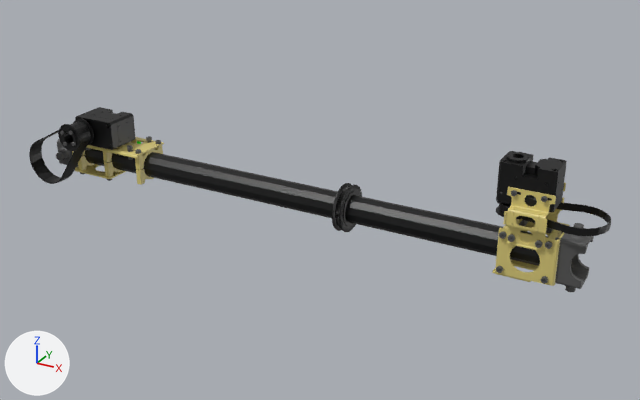
Renders of the COLLADA model robots/tiger/urdf/v1/mesh/link/general_link.dae from each side of a commit.
Camera for both pictures: a 50 mm lens placed at (0.649, -0.651, 0.327), pointed at (0.288, 0.006, -0.001). The axes (+X, +Y, +Z) are drawn at lower left. The lights are the same throughout. Vertices at the same position are counted once.

The older version as bpy lines, for what is in view:
```python
me_general_link_black = bpy.data.meshes.new('general_link_black')
me_general_link_black.from_pydata(...)  # 3241 vertices, 6677 faces; spans x -0.023..0.546, y -0.049..0.023, z -0.023..0.077
me_general_link_black.materials.append(mat_balck_cable_002)  # black #000000
me_general_link_gold = bpy.data.meshes.new('general_link_gold')
me_general_link_gold.from_pydata(...)  # 4362 vertices, 9020 faces; spans x 0.01..0.513, y -0.025..0.025, z -0.022..0.056
me_general_link_gold.materials.append(mat_material_003)  # yellow #daca79
me_general_link_green = bpy.data.meshes.new('general_link_green')
me_general_link_green.from_pydata(...)  # 1591 vertices, 3214 faces; spans x 0.0304..0.0606, y 0.0248..0.0323, z -0.0101..0.0101
me_general_link_green.materials.append(mat_green)  # green #00e700
me_general_link_grey = bpy.data.meshes.new('general_link_grey')
me_general_link_grey.from_pydata(...)  # 6345 vertices, 12481 faces; spans x -0.01..0.533, y -0.051..0.031, z -0.029..0.055
me_general_link_grey.materials.append(mat_grey_001)  # dark grey #565656
ob_general_link_black = bpy.data.objects.new('general_link_black', me_general_link_black)
ob_general_link_black.location = (0.0, 0.0, 0.0)
ob_general_link_gold = bpy.data.objects.new('general_link_gold', me_general_link_gold)
ob_general_link_gold.location = (0.0, 0.0, 0.0)
ob_general_link_green = bpy.data.objects.new('general_link_green', me_general_link_green)
ob_general_link_green.location = (0.0, 0.0, 0.0)
ob_general_link_grey = bpy.data.objects.new('general_link_grey', me_general_link_grey)
ob_general_link_grey.location = (0.0, 0.0, 0.0)
```
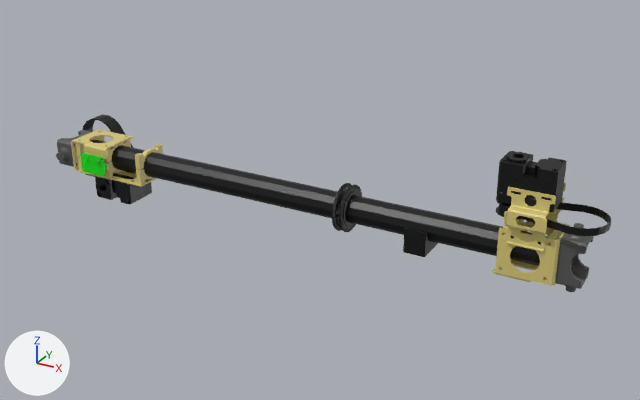
The change, as a diff of the scene's bpy script:
```diff
--- a/robots/tiger/urdf/v1/mesh/link/general_link.dae.py
+++ b/robots/tiger/urdf/v1/mesh/link/general_link.dae.py
@@ me_general_link_grey @@
-me_general_link_grey.from_pydata(...)  # 6345 vertices, 12481 faces; spans x -0.01..0.533, y -0.051..0.031, z -0.029..0.055
+me_general_link_grey.from_pydata(...)  # 544 vertices, 1062 faces; spans x -0.01..0.533, y -0.029..0.029, z -0.029..0.029
+# me_general_link_grey part 1: 56 loose pieces with 5215 vertices, spanning x 0.003..0.52, y -0.051..0.031, z -0.02..0.055, are deleted
+# me_general_link_grey part 2: 10 vertices moved within x -0.01..0.01, y -0.021..0.021, z -0.009..0.009; 423 vertices removed from x -0.01..0.01, y -0.029..0.029, z -0.013..0.013; 132 vertices added at x -0.01..0.01, y -0.029..0.029, z -0.014..0.014
 me_general_link_grey.materials.append(mat_grey_001)
@@ me_general_link_gold @@
-me_general_link_gold.from_pydata(...)  # 4362 vertices, 9020 faces; spans x 0.01..0.513, y -0.025..0.025, z -0.022..0.056
+me_general_link_gold.from_pydata(...)  # 2136 vertices, 4566 faces; spans x 0.01..0.513, y -0.025..0.025, z -0.023..0.056
+# me_general_link_gold part 3: 109 vertices moved within x 0.465..0.513, y -0.024..0.024, z -0.022..0.053; 1674 vertices removed from x 0.463..0.513, y -0.025..0.025, z -0.022..0.054; 287 vertices added at x 0.465..0.513, y -0.024..0.024, z -0.023..0.053
+# me_general_link_gold part 4: 63 vertices moved within x 0.01..0.097, y -0.02..0.02, z -0.017..0.017; 1316 vertices removed from x 0.01..0.099, y -0.022..0.022, z -0.017..0.017; 477 vertices added at x 0.01..0.099, y -0.023..0.023, z -0.017..0.017
 me_general_link_gold.materials.append(mat_material_003)
@@ me_general_link_black @@
-me_general_link_black.from_pydata(...)  # 3241 vertices, 6677 faces; spans x -0.023..0.546, y -0.049..0.023, z -0.023..0.077
+me_general_link_black.from_pydata(...)  # 3317 vertices, 6857 faces; spans x -0.023..0.546, y -0.023..0.049, z -0.047..0.077
+# me_general_link_black part 5: the loose piece of 12 vertices spanning x 0.063..0.07, y -0.026, z 0.027..0.04 is turned 180 degrees about the x axis through the mesh origin
+# me_general_link_black part 6: the loose piece of 110 vertices spanning x 0.028..0.047, y 0.008..0.01, z 0.023..0.043 is turned -180 degrees about the x axis through the mesh origin
+# me_general_link_black part 7: the loose piece of 68 vertices spanning x -0.023..0.049, y -0.047..-0.031, z -0.023..0.045 is turned -180 degrees about the x axis through the mesh origin
+# me_general_link_black part 8: a new loose piece of 529 vertices spanning x 0.026..0.073, y -0.008..0.026, z -0.047..-0.019, in mat_balck_cable_002 (black #000000)
+# me_general_link_black part 9: a new loose piece of 104 vertices spanning x 0.024..0.091, y -0.018..0.018, z -0.019..-0.017, in mat_balck_cable_002 (black #000000)
+# me_general_link_black part 10: a new loose piece of 26 vertices spanning x 0.382..0.402, y -0.015..0.015, z -0.022..0.0, in mat_balck_cable_002 (black #000000)
+# me_general_link_black part 11: the loose piece of 532 vertices spanning x 0.026..0.073, y -0.026..0.008, z 0.019..0.047 is deleted
+# me_general_link_black part 12: the loose piece of 438 vertices spanning x 0.023..0.051, y -0.049..-0.028, z 0.019..0.047 is deleted
 me_general_link_black.materials.append(mat_balck_cable_002)
@@ ob_general_link_green @@
 ob_general_link_green.location = (0.0, 0.0, 0.0)
+ob_general_link_green.rotation_euler = (-3.142, 0.0, 0.0)  # degrees (-180, 0, 0)
```

Boxes [x1, y1, x2, y2] around the edits, measured in the pictures (640 x 400 px; the box of a moved part takes in the faces that stretch with it):
'general_link_black', reshaped (9% narrower): before [29, 107, 611, 266]; after [83, 115, 611, 266]
'general_link_gold', reshaped: before [72, 137, 570, 286]; after [71, 129, 570, 286]
'general_link_grey', reshaped: before [56, 131, 594, 292]; after [56, 130, 594, 292]
'general_link_green', turned (not visible before): after [80, 152, 107, 176]
part 1 of me_general_link_grey, deleted: before [60, 131, 563, 284]
part 2 of me_general_link_grey, cut back: before [56, 139, 72, 165]; after [56, 131, 91, 166]
part 3 of me_general_link_gold, cut back: before [492, 183, 570, 286]; after [495, 187, 570, 286]
part 4 of me_general_link_gold, cut back: before [72, 137, 164, 185]; after [71, 129, 162, 187]
part 5 of me_general_link_black, moved or reshaped (not visible afterwards): before [104, 129, 111, 143]
part 6 of me_general_link_black, moved or reshaped (not visible before): after [96, 178, 111, 196]
part 7 of me_general_link_black, moved or reshaped: before [29, 122, 91, 184]; after [83, 115, 133, 148]
part 8 of me_general_link_black, added (black): after [95, 177, 152, 205]
part 9 of me_general_link_black, added: after [86, 171, 137, 187]
part 10 of me_general_link_black, added (black): after [403, 228, 438, 257]
part 11 of me_general_link_black, deleted (black): before [75, 107, 135, 150]
part 12 of me_general_link_black, deleted (black): before [58, 119, 94, 151]
